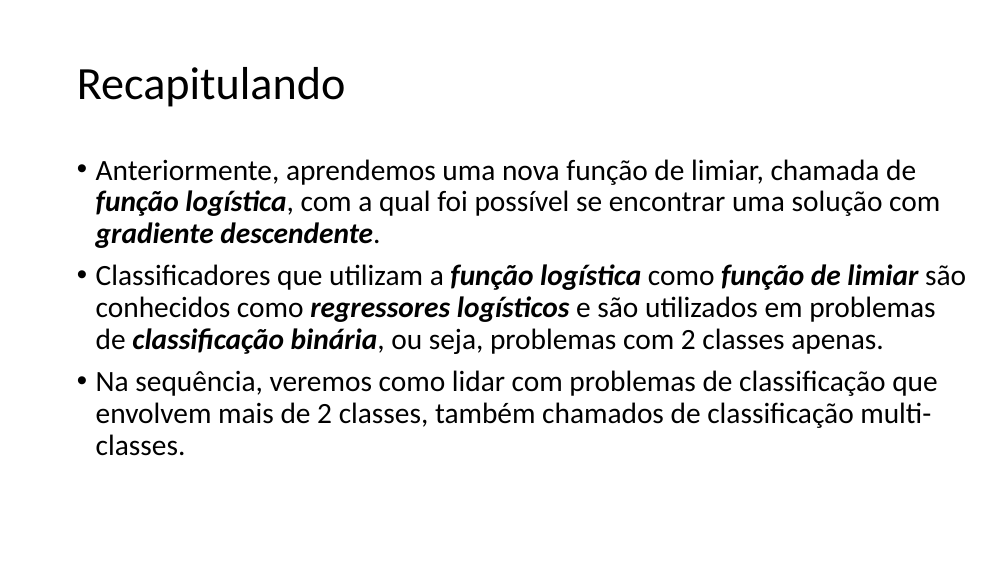
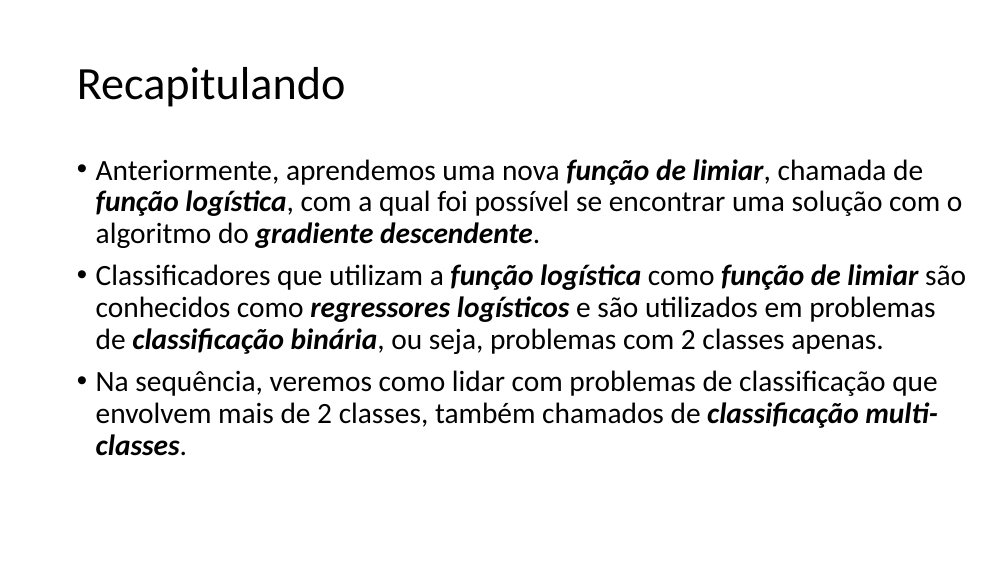
Before and after one commit to zz4fap/t320_aprendizado_de_maquina, a slide deck: slide 2 of slides/T320_Classificação (Parte IV).pptx. Drawn at 1008x567 pixels with LibreOffice and Linux fonts; fonts in the diff are those of the drawing. Boxes give left, top, right and bottom in pixels: in the first picture for what was removed or moved away, otherwise in the second. Text is boxed around its words. In the diff, an @@ line names an element or a change of style, - is before the commit and + after.

```diff
--- a/slides/T320_Classificação (Parte IV).pptx
+++ b/slides/T320_Classificação (Parte IV).pptx
@@ text at (96, 159, 962, 248): text changed @@
-• Anteriormente, aprendemos uma nova função de limiar, chamada de função logística, com a qual foi possível se encontrar uma solução com gradiente descendente.
+• Anteriormente, aprendemos uma nova função de limiar, chamada de função logística, com a qual foi possível se encontrar uma solução com o algoritmo do gradiente descendente.
@@ text at (96, 370, 937, 456): bold on, italic on in "classificação multi-classes." @@
```
Also in this commit, not shown: 4 other slides changed, 2 slides added, 5 other files.
